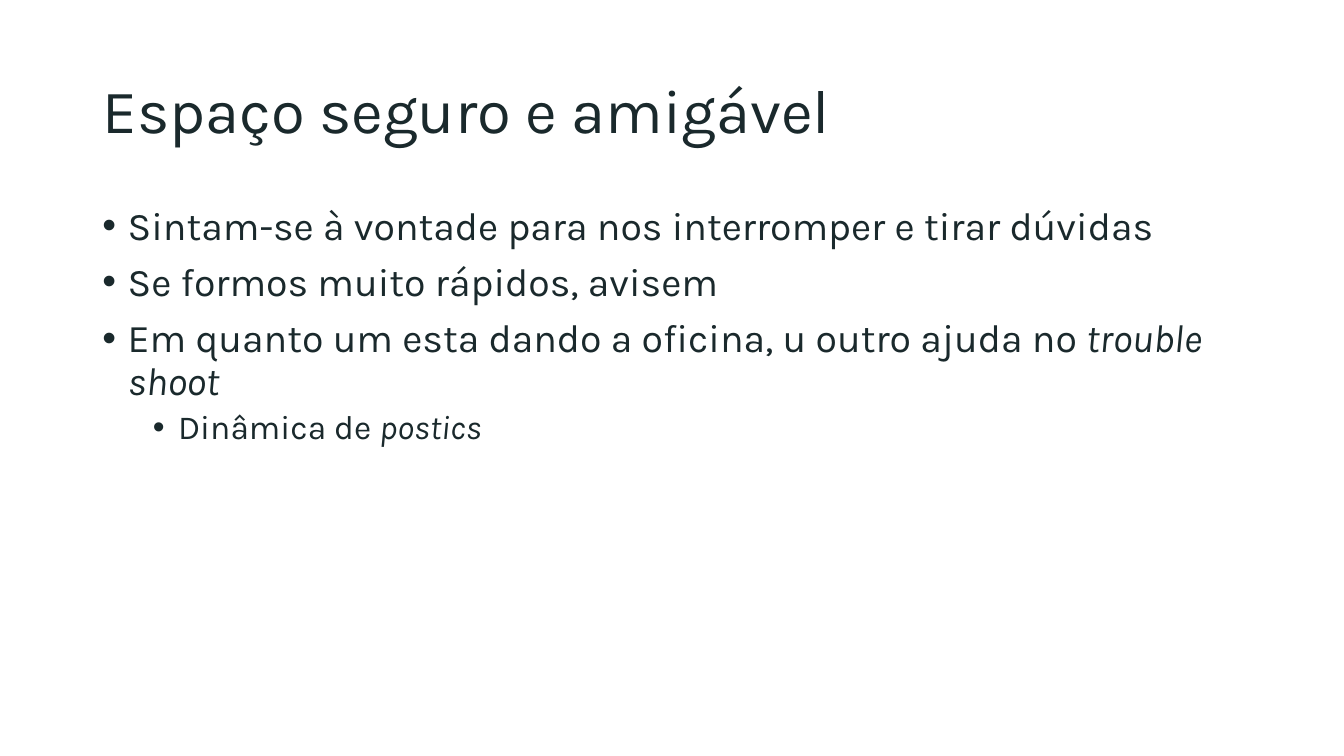
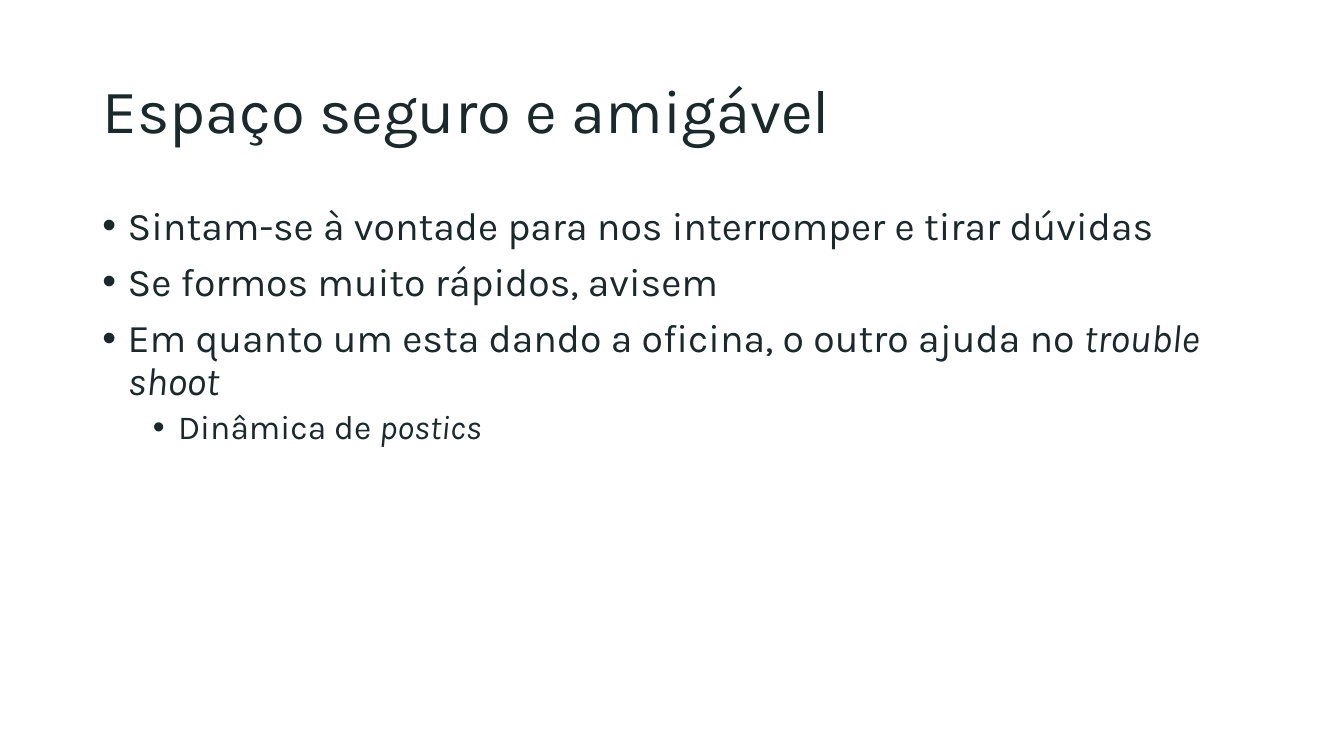
Before and after one commit to liviacnatal/curso_dados_sdms, a slide deck: slide 5 of sessoes/intorucao.pptx. Drawn at 1344x756 pixels with LibreOffice and Linux fonts; fonts in the diff are those of the drawing. Boxes give left, top, right and bottom in pixels: in the first picture for what was removed or moved away, otherwise in the second. Text is boxed around its words. In the diff, an @@ line names an element or a change of style, - is before the commit and + after.

```diff
--- a/sessoes/intorucao.pptx
+++ b/sessoes/intorucao.pptx
@@ text at <box>128,325,1200,396</box>: text changed @@
-• Em quanto um esta dando a oficina, u outro ajuda no trouble shoot
+• Em quanto um esta dando a oficina, o outro ajuda no trouble shoot
```
Also in this commit, not shown: 3 other slides changed.
